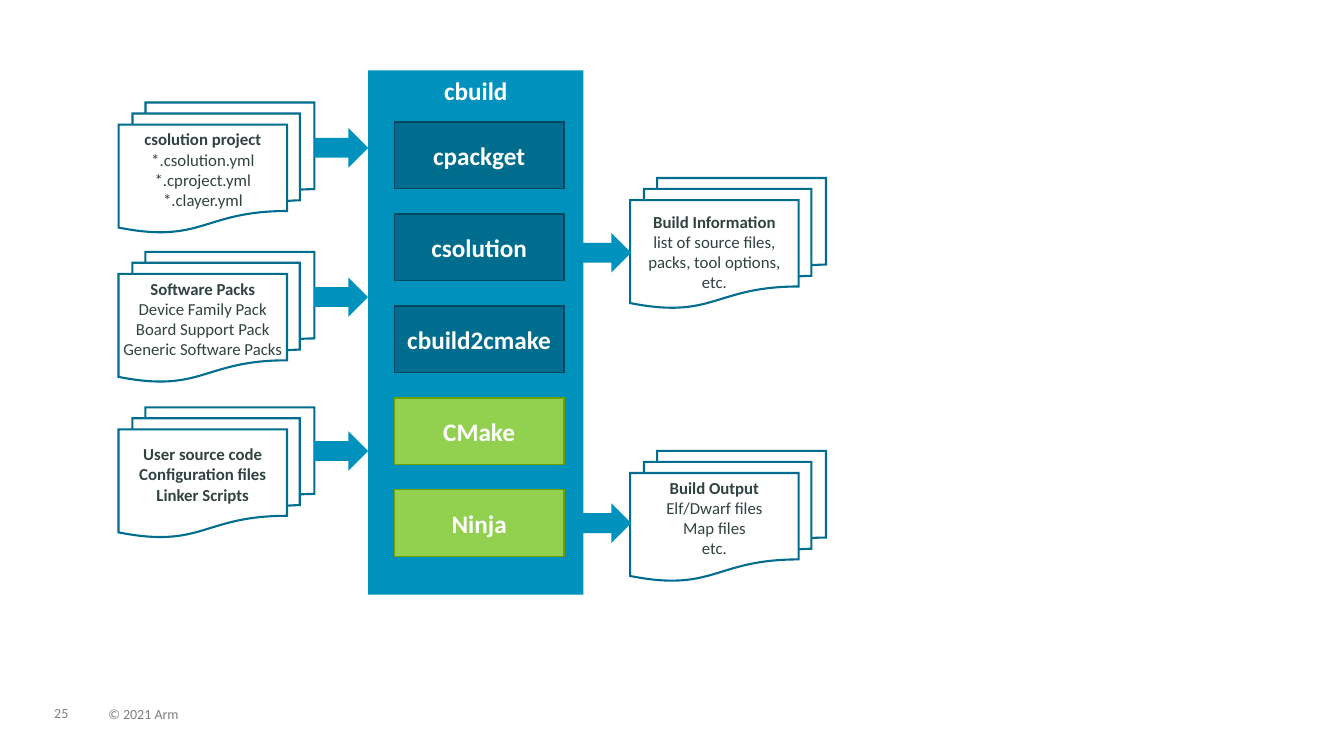
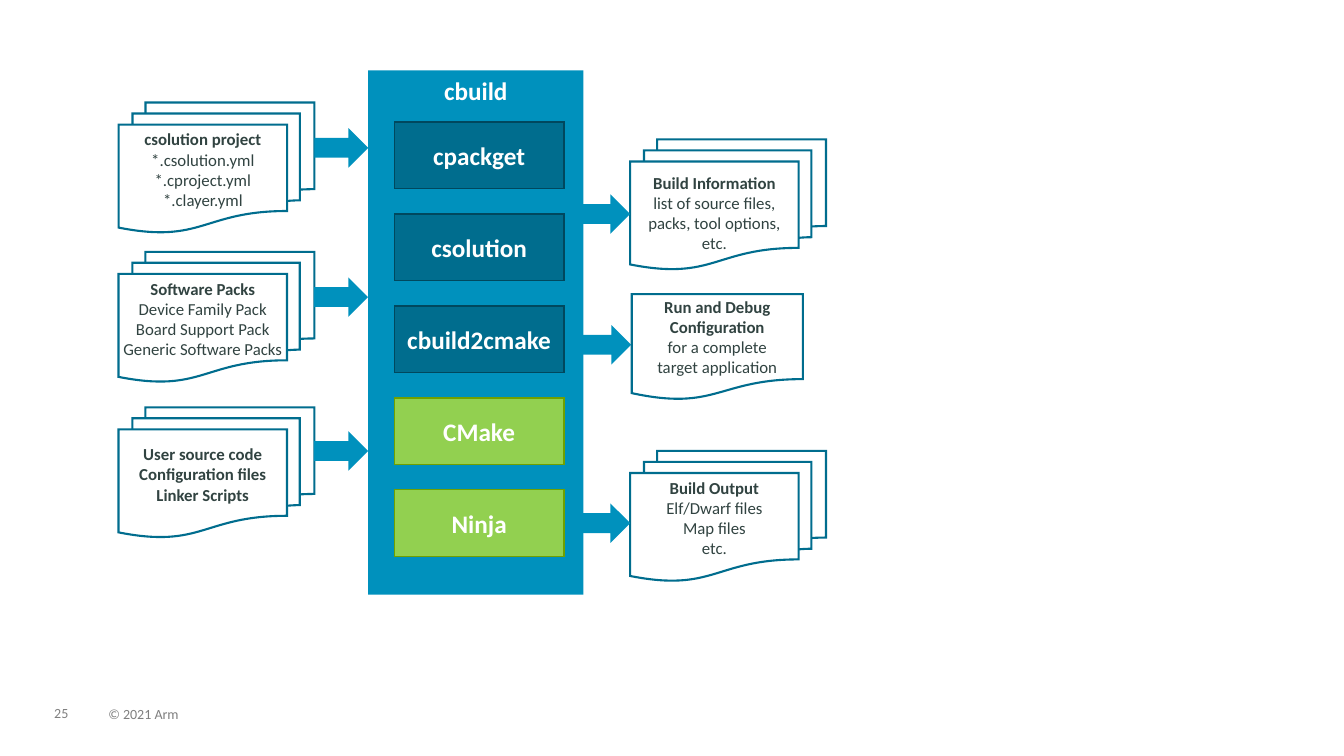
Before and after one commit to Open-CMSIS-Pack/cmsis-toolbox, a slide deck: slide 25 of docs/images/overview.pptx. Drawn at 1344x756 pixels with LibreOffice and Linux fonts; fonts in the diff are those of the drawing. Boxes give left, top, right and bottom in pixels: in the first picture for what was removed or moved away, otherwise in the second. Text is boxed around its words. In the diff, an @@ line names an element or a change of style, - is before the commit and + after.

```diff
--- a/docs/images/overview.pptx
+++ b/docs/images/overview.pptx
@@ flow chart multidocument "Build Information list of source ...": place and size @@
-flow chart multidocument "Build Information list of source ..." at bbox=[630, 178, 826, 309]
+flow chart multidocument "Build Information list of source ..." at bbox=[630, 139, 826, 269]
@@ right arrow: place and size @@
-right arrow at bbox=[578, 233, 631, 272]
+right arrow at bbox=[578, 195, 631, 234]
@@ flow chart document added at bbox=[632, 294, 804, 400], fill #FFFFFF, outline #006D8E 1.5 pt, 12 pt, text #314341 @@
+Run and Debug
+Configuration
+for a complete
+target application
@@ right arrow added at bbox=[583, 325, 631, 364], fill #0091BD @@
```
Also in this commit, not shown: 1 other slide changed, 9 other files.
